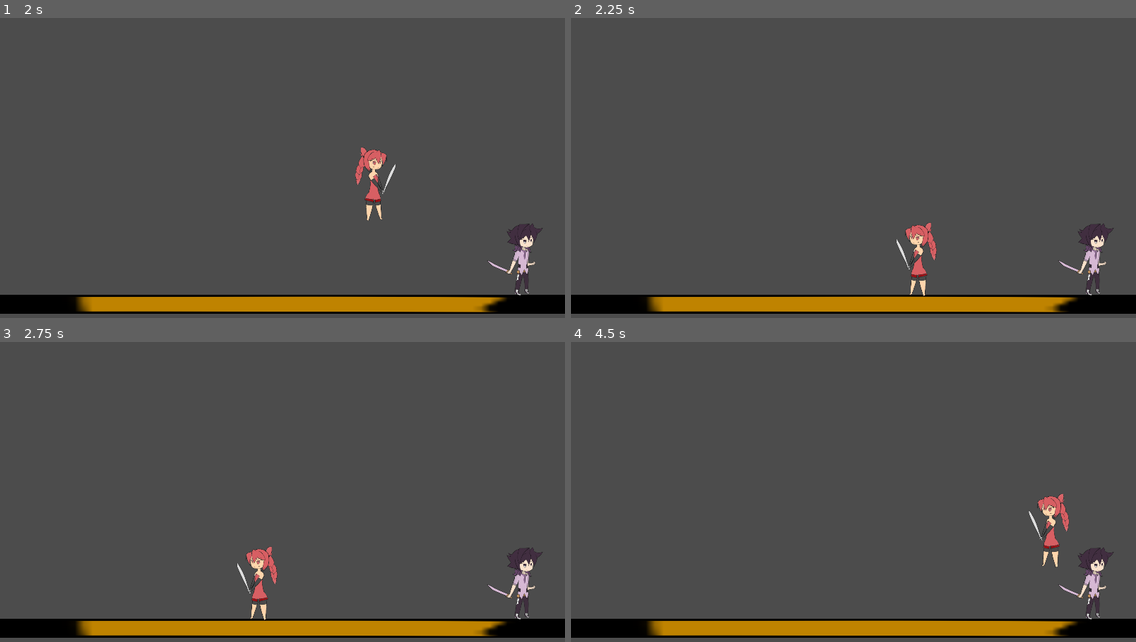
Above: before the commit, frames 1-4 (two rows, left to right).
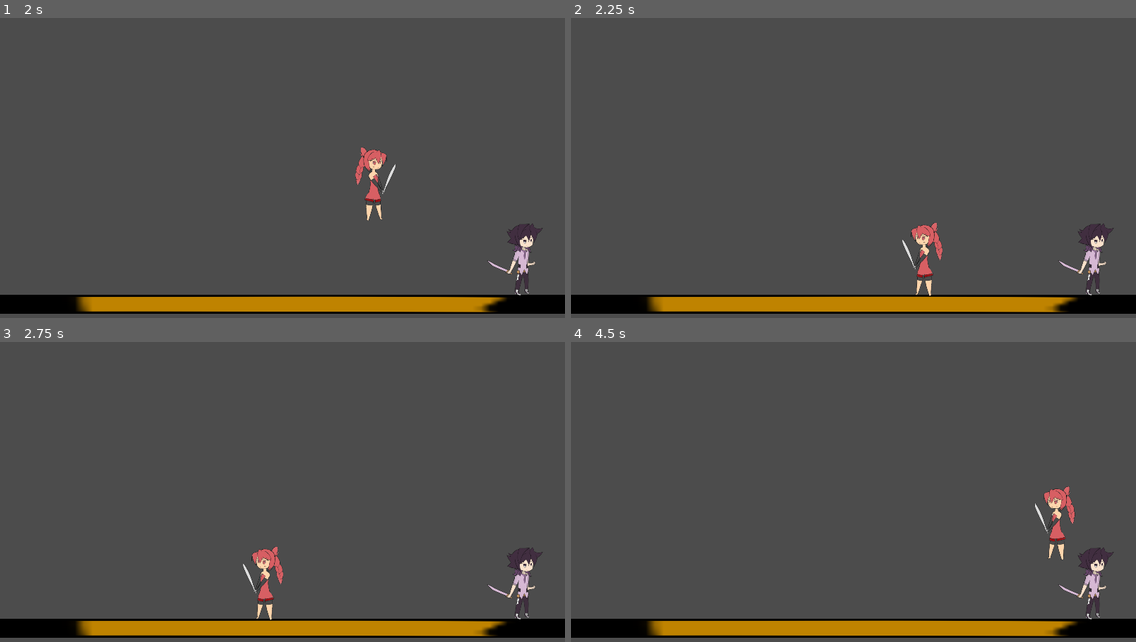
Above: after the commit, the same moments.

Repository: BeatMil/BigChase
Game: Godot game, scene res://scene/test_ground.tscn
Two runs of this game, one before a commit and one after it. Both use one fixed random seed, a clock stepped at 60 frames per second and the inputs below.
Inputs:
- Up to frame 1 (2 s): hold Right (ui_right) from 0.53 s (still down); tap Up (ui_up) at 0.77, 1.52 s
- Up to frame 2 (2.25 s): release Right (ui_right) at 2.03 s; hold Left (ui_left) from 2.03 s (still down)
- Up to frame 3 (2.75 s): keep holding Left (ui_left)
- Up to frame 4 (4.5 s): release Left (ui_left) at 2.78 s; hold Right (ui_right) 2.78-4.28 s; tap Up (ui_up) at 3.02, 3.77 s; hold Left (ui_left) from 4.28 s (still down)

Frame 1 is identical in both runs. In frame 2, 0.8% of the frame differs, in the area x 57-66%, y 68-93%; in frame 3, 0.8%; in frame 4, 0.9%, in the area x 81-90%, y 48-76%.

Commit message:
Elesis can now run after dash

Diff:
--- a/prefabs/player.tscn
+++ b/prefabs/player.tscn
@@ -17,12 +17,15 @@
 
 [node name="dash_length_timer" type="Timer" parent="."]
 wait_time = 0.1
+one_shot = true
 
 [node name="dash_trigger_right_timer" type="Timer" parent="."]
 wait_time = 0.3
+one_shot = true
 
 [node name="dash_trigger_left_timer" type="Timer" parent="."]
 wait_time = 0.3
+one_shot = true
 
 [connection signal="timeout" from="dash_length_timer" to="." method="_on_dash_length_timer_timeout"]
 [connection signal="timeout" from="dash_trigger_right_timer" to="." method="_on_dash_trigger_right_timer_timeout"]
--- a/script/elesis.gd
+++ b/script/elesis.gd
@@ -4,6 +4,7 @@
 export var motion = Vector2() # final resuilt of movement
 var UP = Vector2(0,-1) # for move_and_slide()
 var WALK_SPEED = 600
+var RUN_SPEED = 1200
 var GRAVITY = 100
 var JUMP_POWER = 2000
 var FRICTION = 0.2
@@ -15,6 +16,10 @@
 export var dash_trigger_left = false
 export var is_dashing_right = false
 export var is_dashing_left = false
+
+# run mechanic
+var is_running = false
+var is_running_left = false
 
 
 func _ready():
@@ -29,11 +34,21 @@
 	if Input.is_action_pressed("ui_right") and Input.is_action_pressed("ui_left"):
 		# stop moving when both right and left are pressed
 		motion.x = 0
+	elif Input.is_action_just_released("ui_right"):
+		is_running = false
+	elif Input.is_action_just_released("ui_left"):
+		is_running = false
 	elif Input.is_action_pressed("ui_right"):
-		motion.x = WALK_SPEED
+		if is_running == true:
+			motion.x = RUN_SPEED
+		else:
+			motion.x = WALK_SPEED
 		$"Sprite".set_flip_h(false)
 	elif Input.is_action_pressed("ui_left"):
-		motion.x = -WALK_SPEED
+		if is_running == true:
+			motion.x = -RUN_SPEED
+		else:
+			motion.x = -WALK_SPEED
 		$"Sprite".set_flip_h(true)
 	elif Input.is_action_pressed("ui_right") == false:
 		motion.x = lerp(motion.x, 0, FRICTION)
@@ -87,3 +102,4 @@
 func _on_dash_length_timer_timeout():
 	is_dashing_right = false
 	is_dashing_left = false
+	is_running = true
